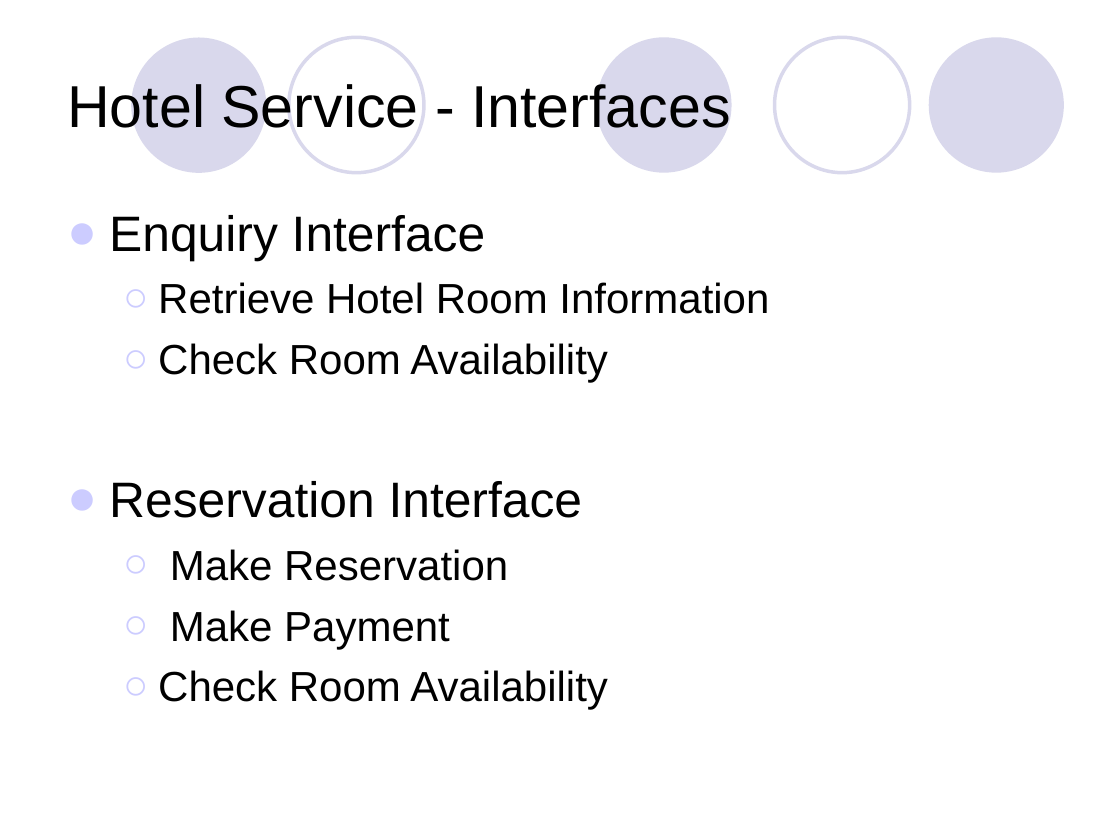
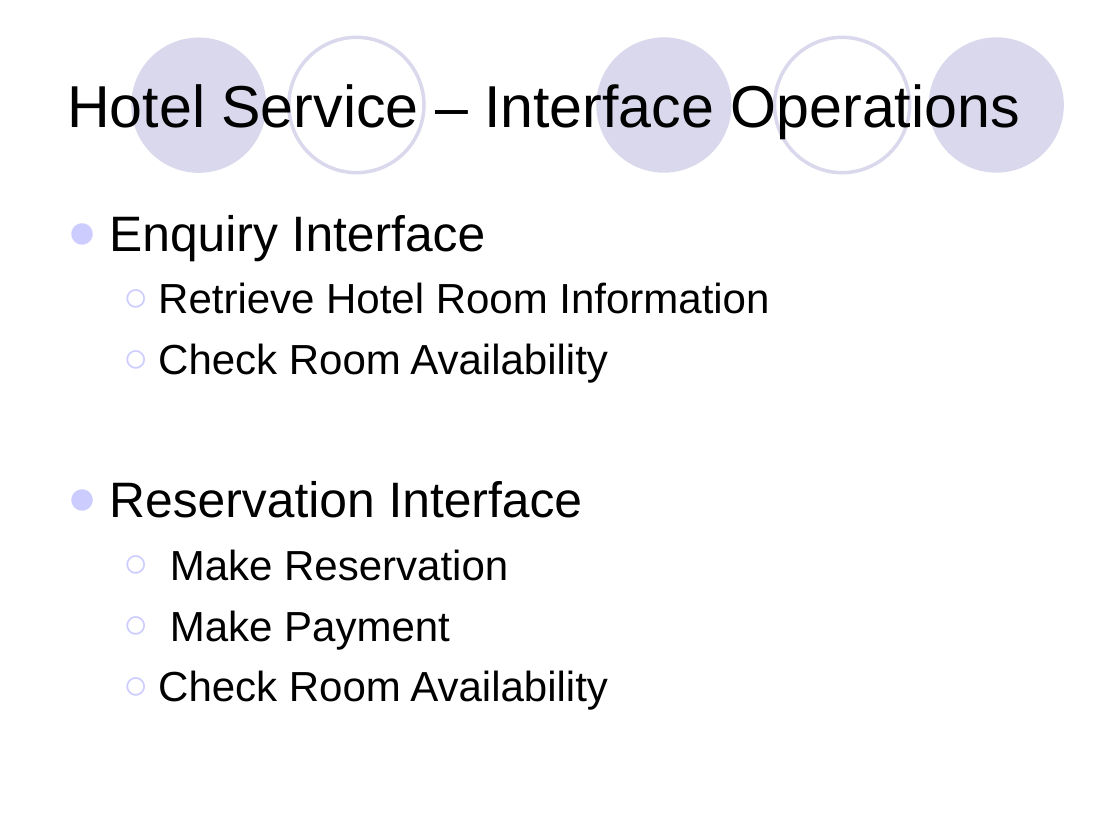
Before and after one commit to gulelat/iss-nus-enterprisenetca, a slide deck: slide 10 of Final Delivery/Presentation.ppt (slide 9 before the commit). Drawn at 1120x840 pixels with LibreOffice and Linux fonts; fonts in the diff are those of the drawing. Boxes give left, top, right and bottom in pixels: in the first picture for what was removed or moved away, otherwise in the second. Text is boxed around its words. In the diff, an @@ line names an element or a change of style, - is before the commit and + after.

```diff
--- a/Final Delivery/Presentation.ppt
+++ b/Final Delivery/Presentation.ppt
@@ title at box(67, 84, 1020, 138): text changed @@
-Hotel Service - Interfaces
+Hotel Service – Interface Operations
```
Also in this commit, not shown: 2 other slides changed, 1 slide added.
